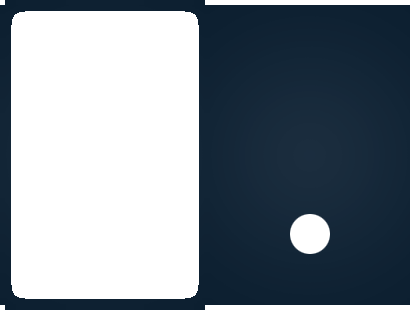
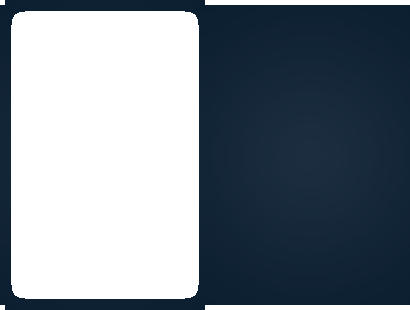
Before/after of a 410px x 310px layered artwork. What changed in the layer stack:
hid "Слой 11 копия 2" over (290, 214, 330, 254)
showed "Слой 11 копия" over (290, 214, 330, 254)
